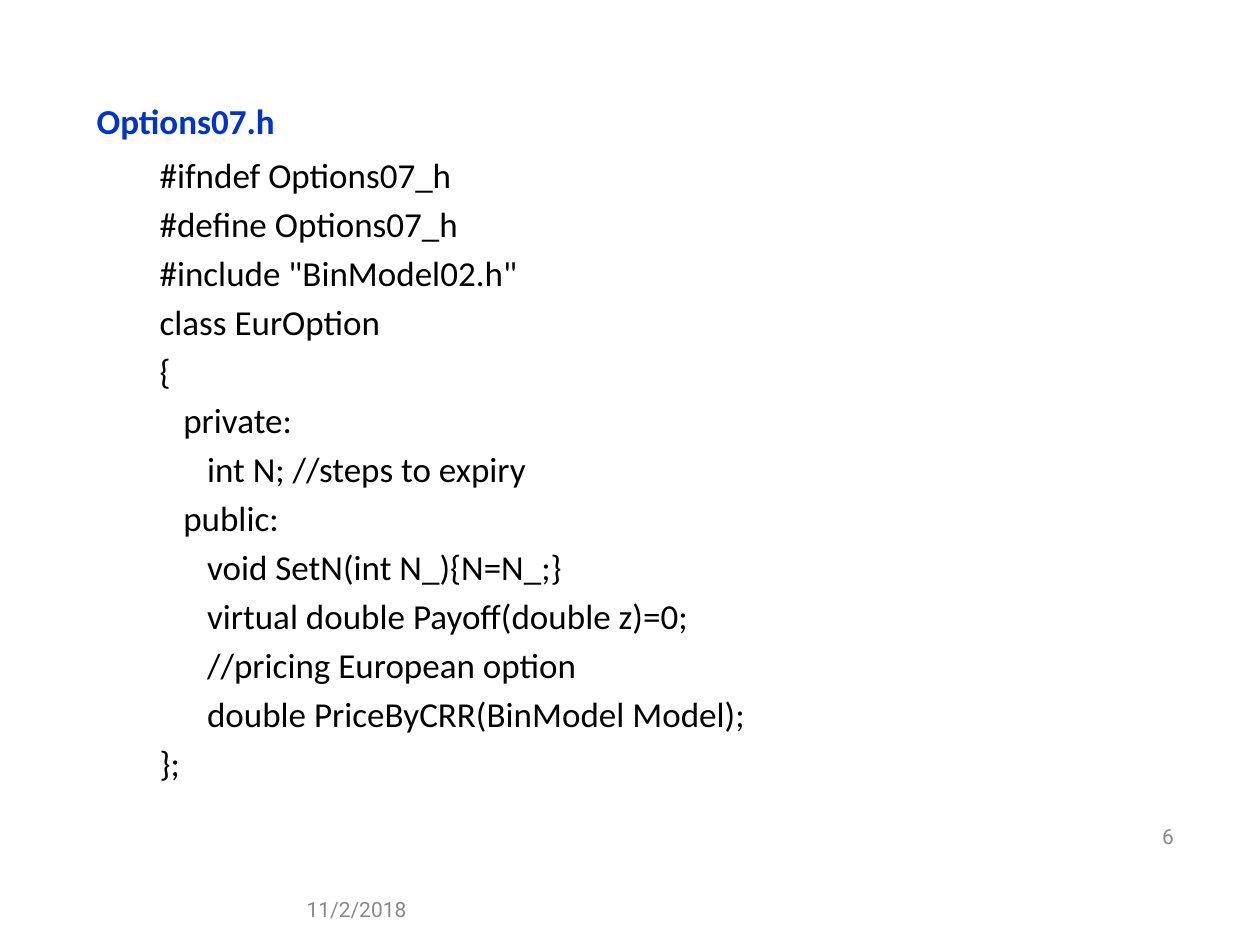
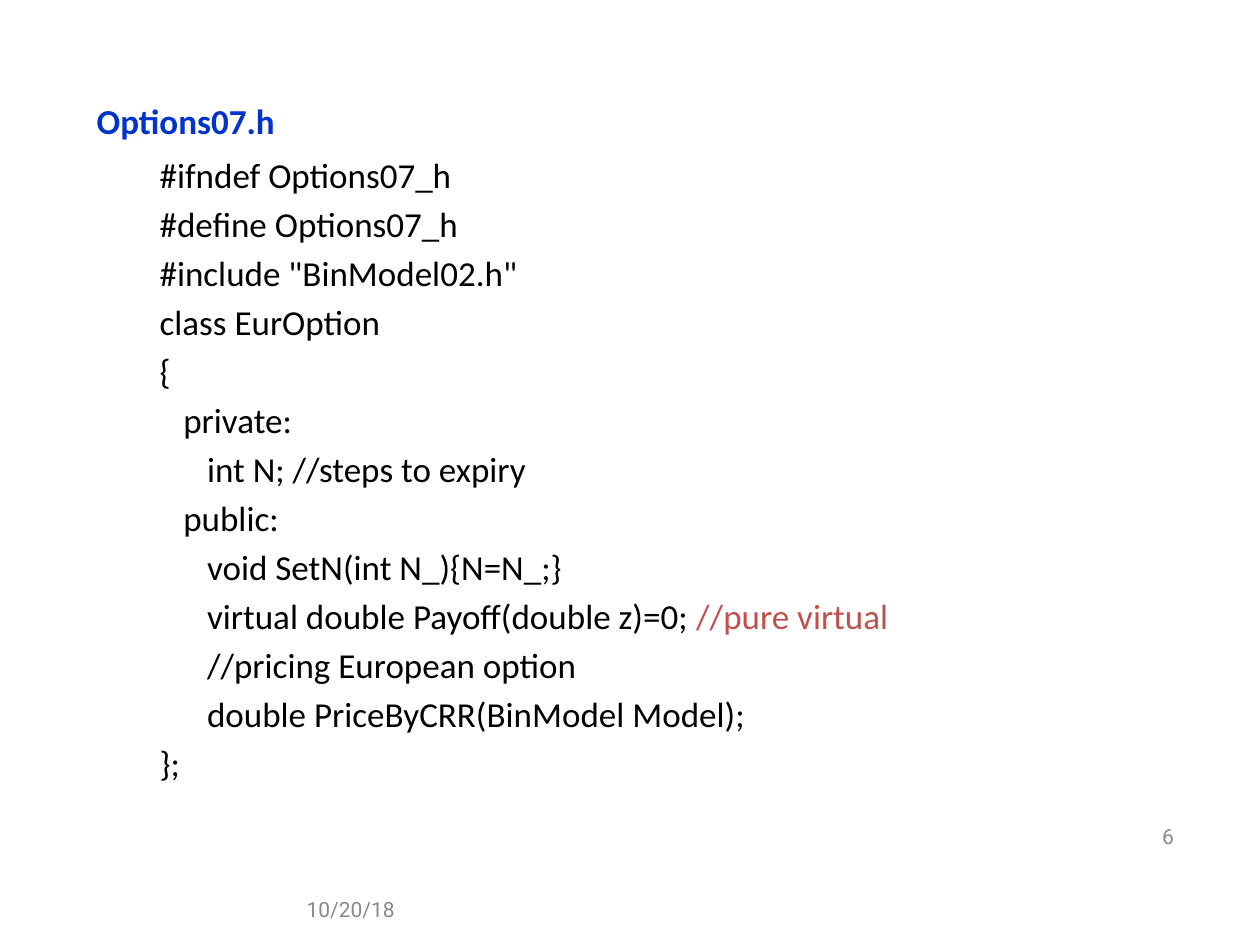
Before and after one commit to gabywang/FRE6883, a slide deck: slide 6 of Slides/Part 2-Financial Applications Using Data Structures, Templates and Design Patterns.pptx. Drawn at 1260x945 pixels with LibreOffice and Linux fonts; fonts in the diff are those of the drawing; background and template pictures are left out. Boxes give left, top, right and bottom in pixels: in the first picture for what was removed or moved away, otherwise in the second. Text is boxed around its words. In the diff, an @@ line names an element or a change of style, - is before the commit and + after.

```diff
--- a/Slides/Part 2-Financial Applications Using Data Structures, Templates and Design Patterns.pptx
+++ b/Slides/Part 2-Financial Applications Using Data Structures, Templates and Design Patterns.pptx
@@ text at (207, 603, 888, 635): text changed @@
-  virtual double Payoff(double z)=0;
+  virtual double Payoff(double z)=0; //pure virtual
@@ text at (307, 902, 395, 918): text changed @@
-11/2/2018
+10/20/18
```
Also in this commit, not shown: 57 other slides changed.
